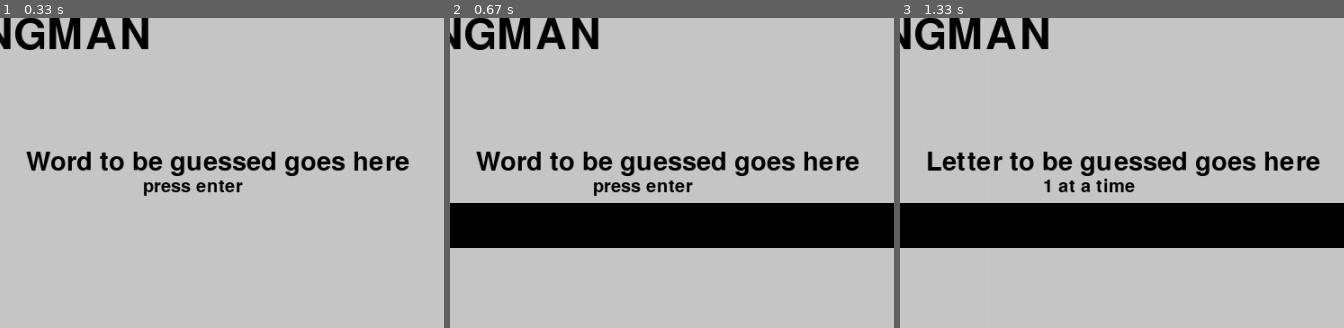
Above: before the commit, frames 1-3 (left to right).
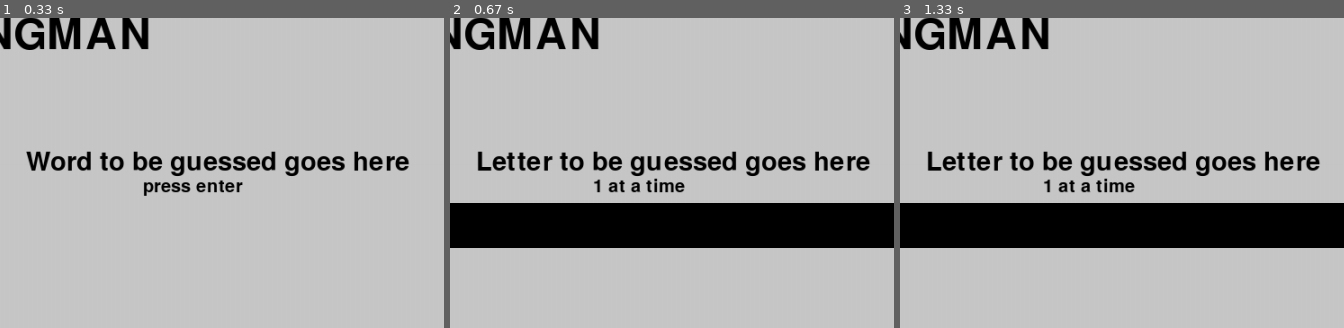
Above: after the commit, the same moments.

Repository: dorogit/pygame_collaboration
Game: pygame game, started from main.py
Same seed, same stepped clock (60 frames per second), same inputs: the game is played once before the commit and once after it.
Inputs:
- Up to frame 1 (0.33 s): no input
- Up to frame 2 (0.67 s): tap Space at 0.33 s
- Up to frame 3 (1.33 s): tap Enter at 0.67 s
The pictures show only the part of the screen within x 48-98%, y 2-52%; the shares and areas given below are measured in that part.

Frame 1 is identical in both runs. In frame 2, 3.9% of the frame differs, in the area x 5-95%, y 42-58%; in frame 3, nothing differs.

Commit message:
Update main.py

Diff:
--- a/main.py
+++ b/main.py
@@ -35,9 +35,27 @@
 hidden_word = ''
 Color = (0,0,0)
 Tries = 5
-num = 0
+index = 0
 letter_in_guessbox = False
+convert = False
 
+def guessing(word):
+  global hidden_word,index,convert
+
+  for letter in range(len(word)):
+    if convert == False:
+      hidden_word += '_'
+  convert = True
+  for chance in range(Tries):
+    hidden_word = list(hidden_word)
+    word = list(word)
+    for alph in word:
+      index = index + 1
+      if alph == guess:
+        hidden_word[index-1] = word[index-1]
+    index = 0
+    hidden_word = ''.join(hidden_word)
+    word = ''.join(word)
 
 #functions for hangman parts
 def draw_head():
@@ -85,7 +103,7 @@
         #to ensure text doesnt move out of the box
         input_box.w = max(100,text.get_width()+10)
         pygame.display.update()
-        if event.key == pygame.K_RETURN:
+        if event.key == pygame.K_SPACE:
 
           #rendering text for letter input box and removing the old text
           typing = False
@@ -114,21 +132,11 @@
               guess = event.unicode
               letter_in_guessbox = True
 
-        for letter in range(len(word)):
-          hidden_word += '_'
-        for chance in range(Tries):
-          hidden_word = list(hidden_word)
-          word = list(word)
-          for alph in word:
-            if alph == guess:
-              hidden_word[num] = word[num]
-            num = num + 1
-          num = 0
-          hidden_word = ''.join(hidden_word)
-          word = ''.join(word)
+        guessing(word)
         if event.key == pygame.K_RETURN and typing2 == True:
           Tries = Tries - 1
-          print(hidden_word)
+          print('the word you have to guess is :',hidden_word)
+          print('tries remaining : ', Tries)
         #blitting text box and rendering text
         pygame.draw.rect(screen, Color, input_box)
         text = font.render(guess, True , (200,200,200))
